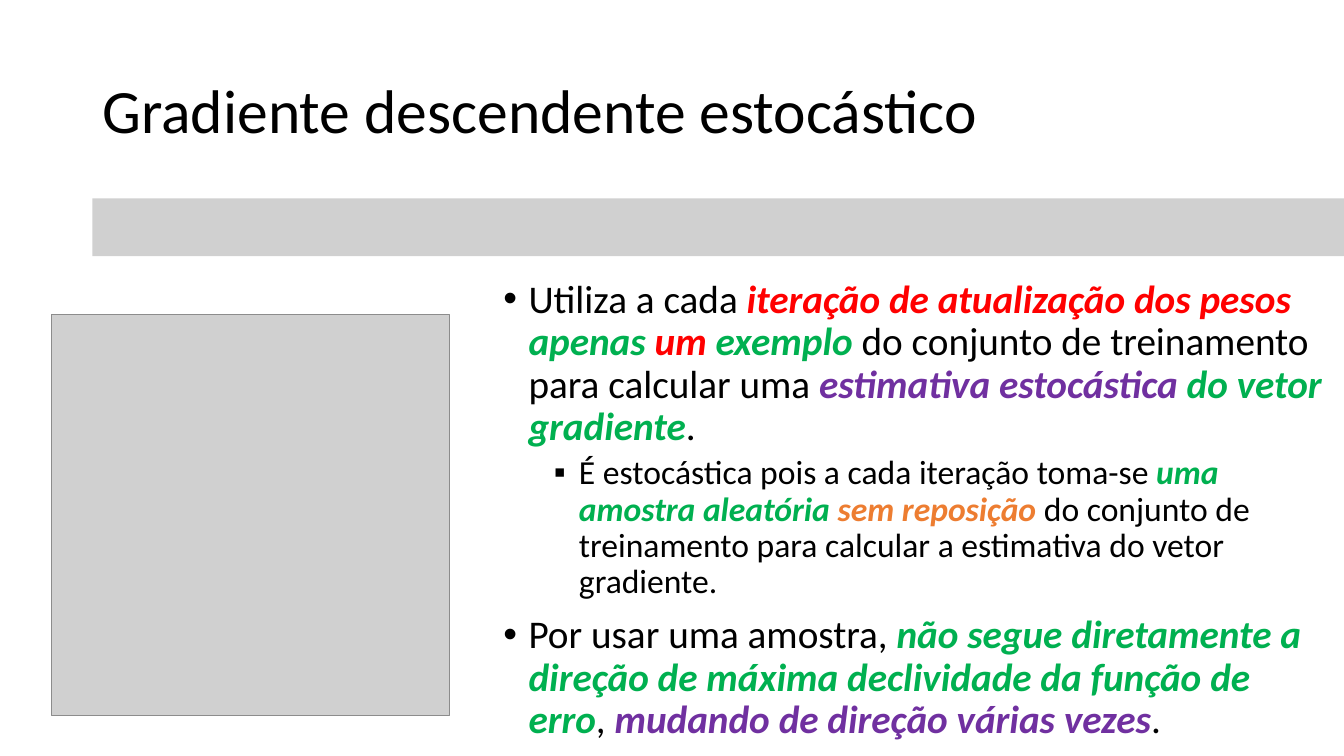
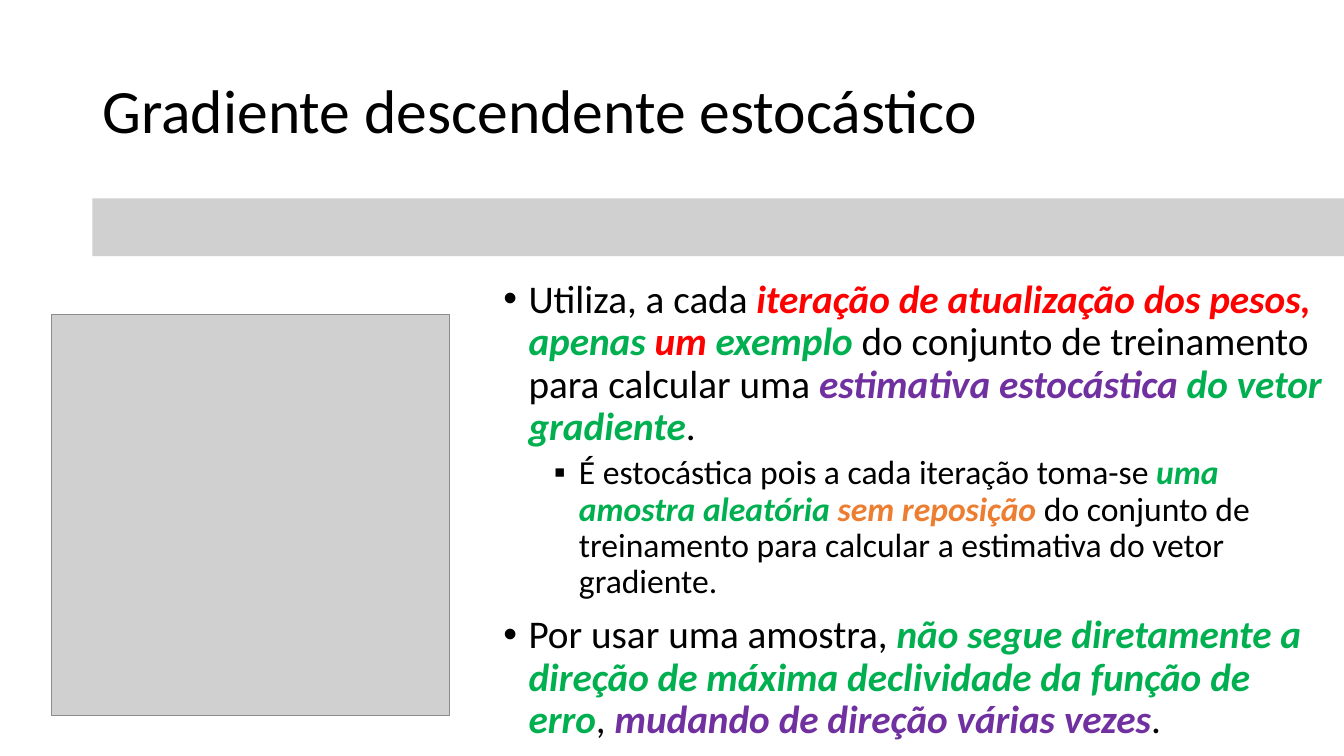
Before and after one commit to zz4fap/t319_aprendizado_de_maquina, a slide deck: slide 31 of slides/T319_Regressão_Linear (Parte II).pptx. Drawn at 1344x756 pixels with LibreOffice and Linux fonts; fonts in the diff are those of the drawing; grey boxes stand for pictures. Boxes give left, top, right and bottom in pixels: in the first picture for what was removed or moved away, otherwise in the second. Text is boxed around its words. In the diff, an @@ line names an element or a change of style, - is before the commit and + after.

Commit message:
update of slides

```diff
--- a/slides/T319_Regressão_Linear (Parte II).pptx
+++ b/slides/T319_Regressão_Linear (Parte II).pptx
@@ text at bbox=[529, 285, 1322, 447]: text changed @@
-• Utiliza a cada iteração de atualização dos pesos apenas um exemplo do conjunto de treinamento para calcular uma estimativa estocástica do vetor gradiente.
+• Utiliza, a cada iteração de atualização dos pesos, apenas um exemplo do conjunto de treinamento para calcular uma estimativa estocástica do vetor gradiente.
```
Also in this commit, not shown: 1 other file.
